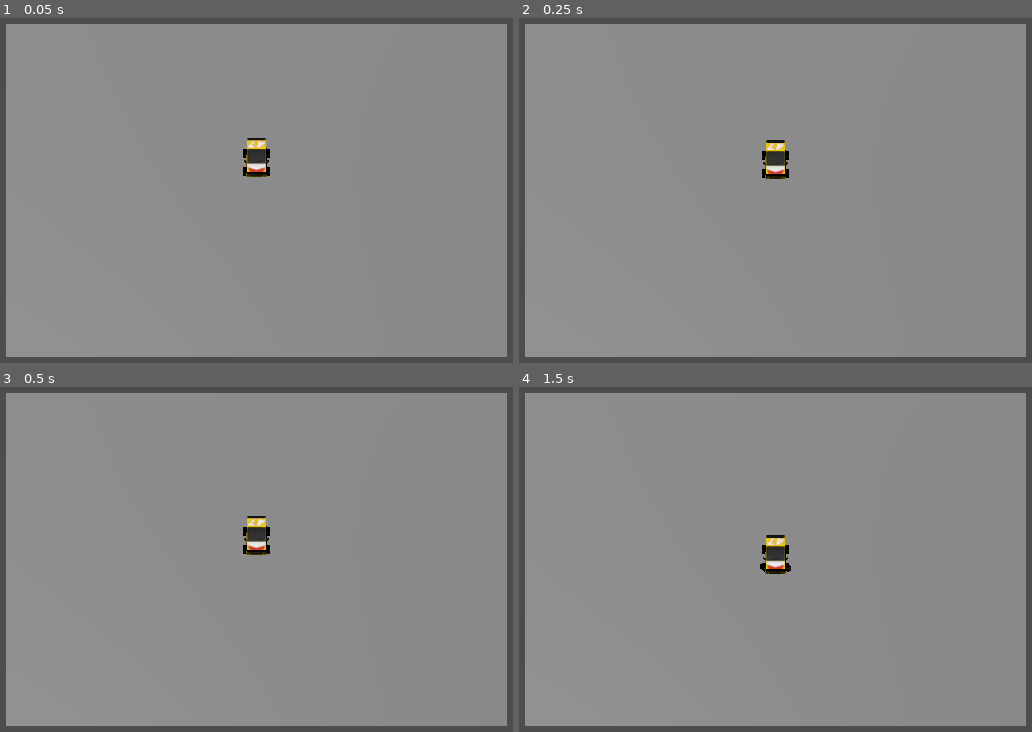
Above: before the commit, frames 1-4 (two rows, left to right).
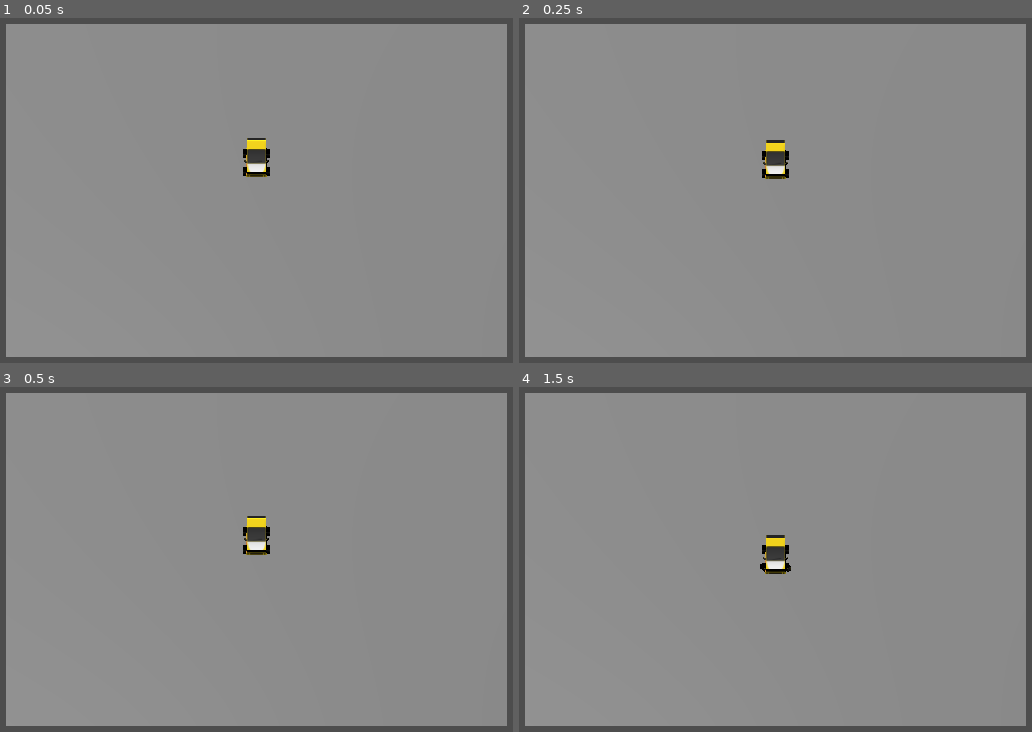
Above: after the commit, the same moments.

Repository: DaniMaccari/Car-Playground
Game: Godot game, scene res://Scenes/Main.tscn
Two runs of this game, one before a commit and one after it. Both use one fixed random seed, a clock stepped at 60 frames per second and the inputs below. The project has no main scene, so this scene is started directly.
Inputs:
- Up to frame 1 (0.05 s): no input
- Up to frame 2 (0.25 s): no input
- Up to frame 3 (0.5 s): no input
- Up to frame 4 (1.5 s): hold Right (ui_right) 0.53-1.28 s; tap Enter at 1.25 s; hold Left (ui_left) from 1.28 s (still down)

The runs differ from the first frame. In frame 1, 0.2% of the frame differs, in the area x 47-53%, y 35-46%; in frame 2, 0.1%; in frame 3, 0.2%; in frame 4, 0.1%.

Commit message:
security commit

Diff:
--- a/Scenes/Vehicle_movement.tscn
+++ b/Scenes/Vehicle_movement.tscn
@@ -1,10 +1,14 @@
-[gd_scene load_steps=11 format=4 uid="uid://dd0nts174s84k"]
+[gd_scene load_steps=13 format=4 uid="uid://dd0nts174s84k"]
 
 [ext_resource type="Texture2D" uid="uid://0mpevcqojxn8" path="res://Assets/auto_racing_car/Yellow/sportsCar_yellow.png" id="1_dao8p"]
 [ext_resource type="Script" path="res://Scripts/vehicle_movement.gd" id="1_ijyx4"]
+[ext_resource type="Texture2D" uid="uid://d08iuocp8g1y8" path="res://Assets/auto_racing_car/turnipCar.png" id="2_c33vq"]
 
 [sub_resource type="BoxShape3D" id="BoxShape3D_e3vso"]
 size = Vector3(2.23999, 0.989513, 3.67538)
+
+[sub_resource type="StandardMaterial3D" id="StandardMaterial3D_pfg6y"]
+albedo_texture = ExtResource("2_c33vq")
 
 [sub_resource type="StandardMaterial3D" id="StandardMaterial3D_rso3r"]
 resource_name = "sportsCar_yellow"
@@ -115,7 +119,7 @@
 collision_mask = 16
 script = ExtResource("1_ijyx4")
 
-[node name="CollisionShape3D" type="CollisionShape3D" parent="."]
+[node name="CollisionBox" type="CollisionShape3D" parent="."]
 transform = Transform3D(1, 0, 0, 0, 1, 0, 0, 0, 1, 0, 0.449647, 0.220596)
 shape = SubResource("BoxShape3D_e3vso")
 
@@ -123,6 +127,7 @@
 transform = Transform3D(-1, 0, -8.74228e-08, 0, 1, 0, 8.74228e-08, 0, -1, 0, 0, 0)
 
 [node name="sportsCar_yellow_body" type="MeshInstance3D" parent="sportsCar_yellow"]
+material_override = SubResource("StandardMaterial3D_pfg6y")
 mesh = SubResource("ArrayMesh_sbqri")
 skeleton = NodePath("")
 
Binary file added: Assets/auto_racing_car/turnipCar.png
Not shown, added: Assets/auto_racing_car/turnipCar.png.import
Not shown, added: Assets/auto_racing_car/turnipCar.png~
